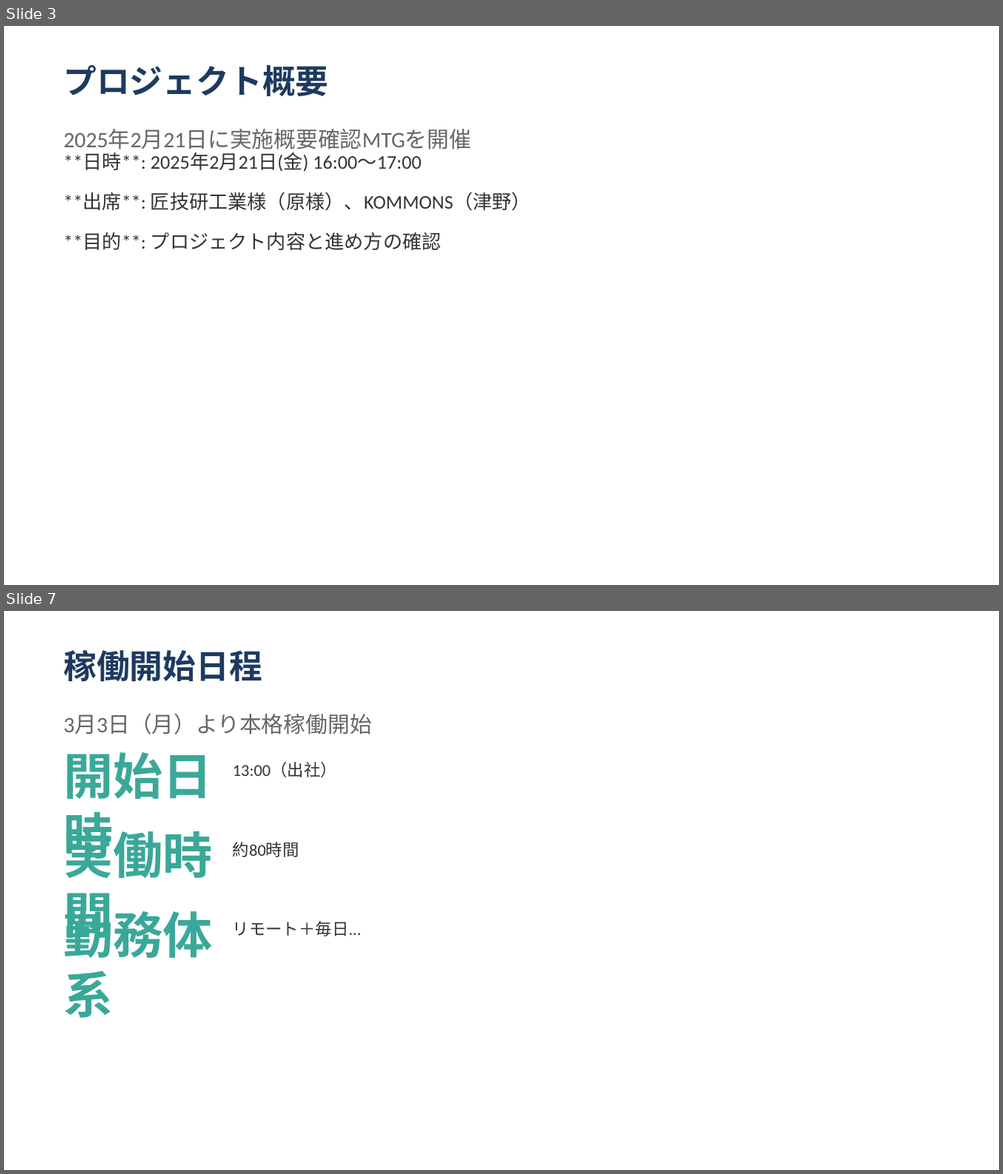
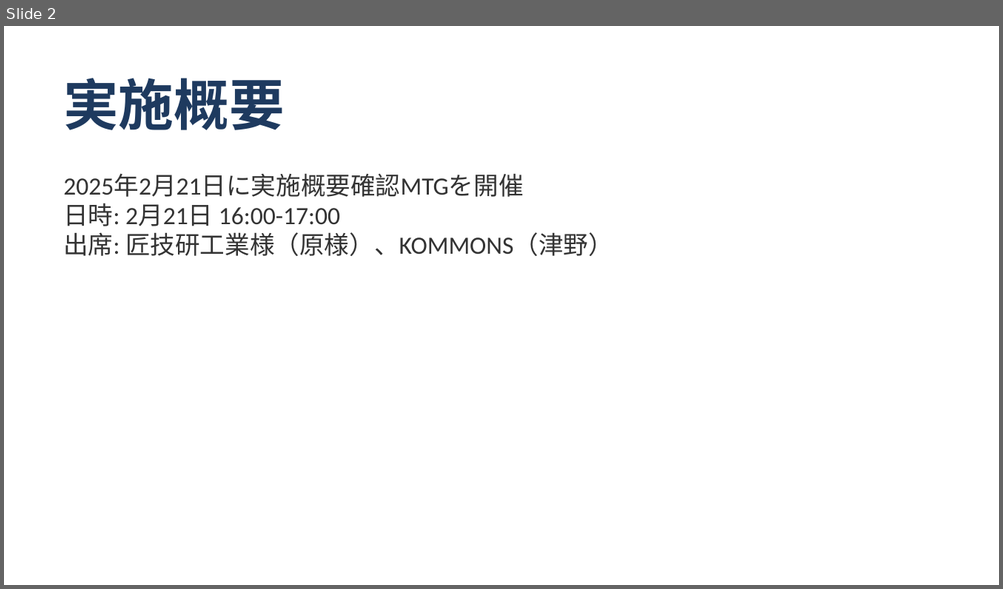
Before and after one commit to shoichitsuno-collab/MySpace_Shoichi-Tsuno, a slide deck: 匠技研工業プロジェクト_オンボーディング計画.pptx. Shown one above the other, each under a label of ours: slides 3 and 7 before the commit, slide 2 after it; the slides between them are not shown. The pictures are 1003x1174 and 1003x589 pixels, drawn with LibreOffice and Linux fonts; fonts in the diff are those of the drawing. Boxes give left, top, right and bottom in pixels: in the first picture for what was removed or moved away, otherwise in the second. Text is boxed around its words. In the diff, an @@ line names an element or a change of style, - is before the commit and + after.

```diff
--- a/匠技研工業プロジェクト_オンボーディング計画.pptx
+++ b/匠技研工業プロジェクト_オンボーディング計画.pptx
@@ slide 7 removed at [4, 611, 999, 1170], background #FFFFFF @@
@@ text removed at [63, 650, 262, 681] @@
-稼働開始日程
@@ text removed at [63, 714, 372, 735] @@
-3月3日（月）より本格稼働開始
@@ text removed at [63, 752, 213, 866] @@
-開始日時
@@ text removed at [233, 763, 337, 777] @@
-13:00（出社）
@@ text removed at [63, 823, 213, 946] @@
-実働時間
@@ text removed at [233, 842, 299, 857] @@
-約80時間
@@ text removed at [63, 903, 213, 1018] @@
-勤務体系
@@ text removed at [233, 921, 361, 937] @@
-リモート＋毎日...
@@ what was slide 3 is now slide 2 @@
@@ slide 2 changed as well @@
@@ text at [63, 78, 284, 130]: text changed; size 24 to 40 pt @@
-プロジェクト概要
+実施概要
@@ text removed at [63, 129, 471, 150] @@
-2025年2月21日に実施概要確認MTGを開催
@@ text at [63, 174, 613, 256]: text changed; size 14 to 18 pt @@
-**日時**: 2025年2月21日(金) 16:00～17:00
-**出席**: 匠技研工業様（原様）、KOMMONS（津野）
-**目的**: プロジェクト内容と進め方の確認
+2025年2月21日に実施概要確認MTGを開催
+日時: 2月21日 16:00-17:00
+出席: 匠技研工業様（原様）、KOMMONS（津野）
```
Also in this commit, not shown: 8 other slides changed, 5 slides added, 12 other slides removed.
